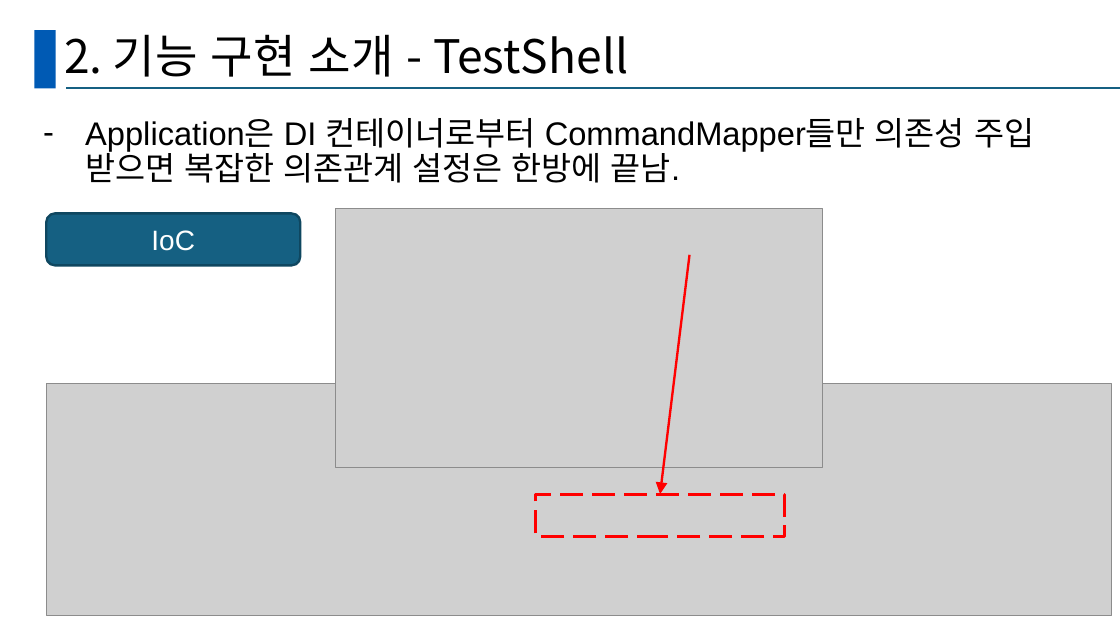
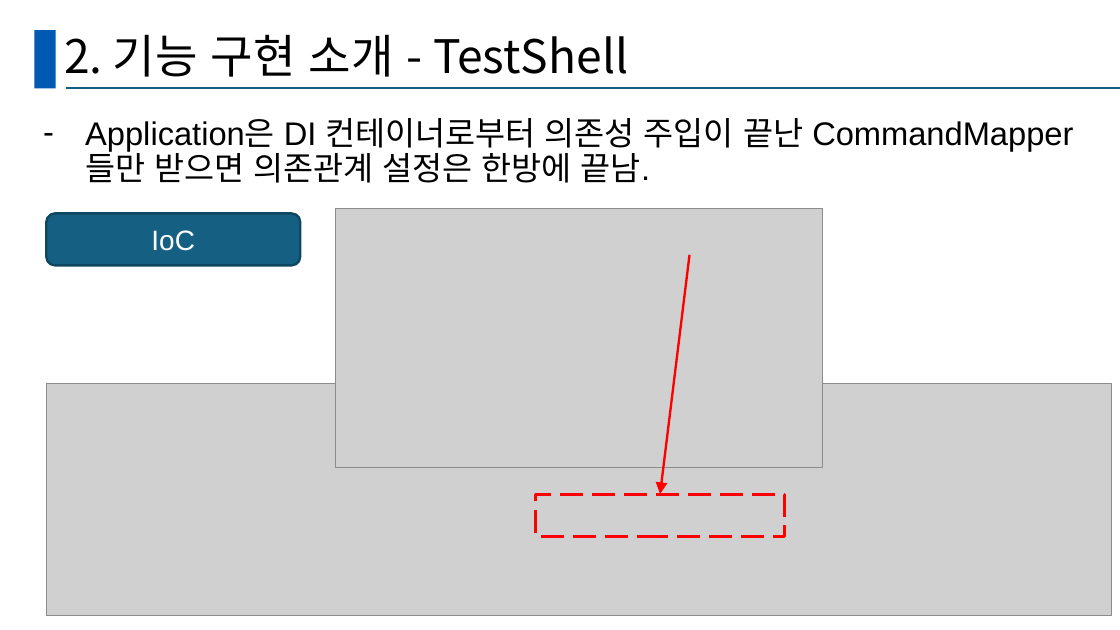
Before and after one commit to GanghyunLee/deep-dive-ssd, a slide deck: slide 20 of D조_DeepDive.pptx (slide 19 before the commit). Drawn at 1120x630 pixels with LibreOffice and Linux fonts; fonts in the diff are those of the drawing; grey boxes stand for pictures. Boxes give left, top, right and bottom in pixels: in the first picture for what was removed or moved away, otherwise in the second. Text is boxed around its words. In the diff, an @@ line names an element or a change of style, - is before the commit and + after.

```diff
--- a/D조_DeepDive.pptx
+++ b/D조_DeepDive.pptx
@@ text at bbox=[85, 118, 803, 183]: text changed @@
-– Application은 DI 컨테이너로부터 CommandMapper들만 의존성 주입 받으면 복잡한 의존관계 설정은 한방에 끝남.
+– Application은 DI 컨테이너로부터 의존성 주입이 끝난 CommandMapper들만 받으면 의존관계 설정은 한방에 끝남.
```
Also in this commit, not shown: 9 other slides changed, 1 slide added.
